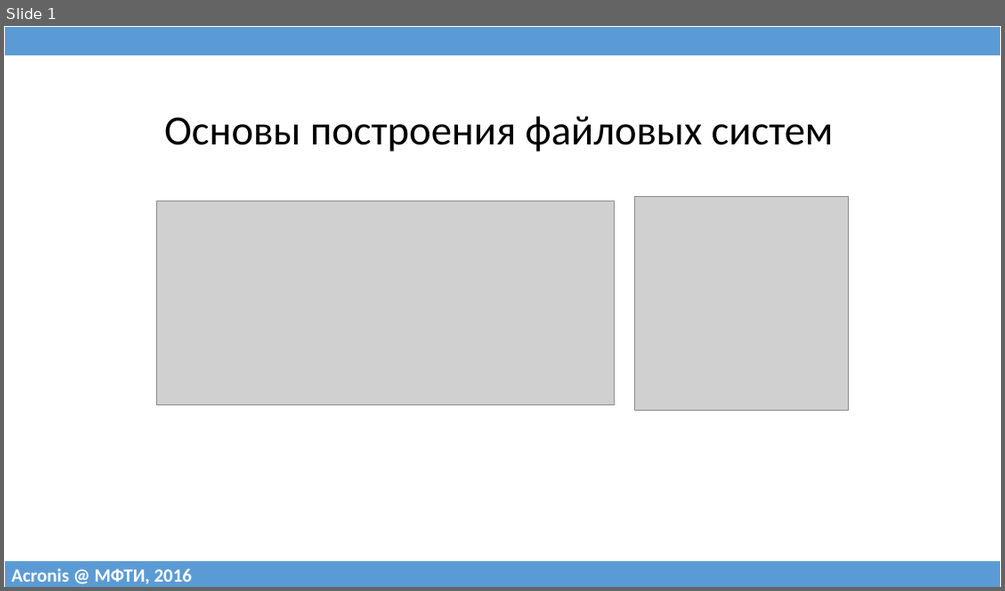
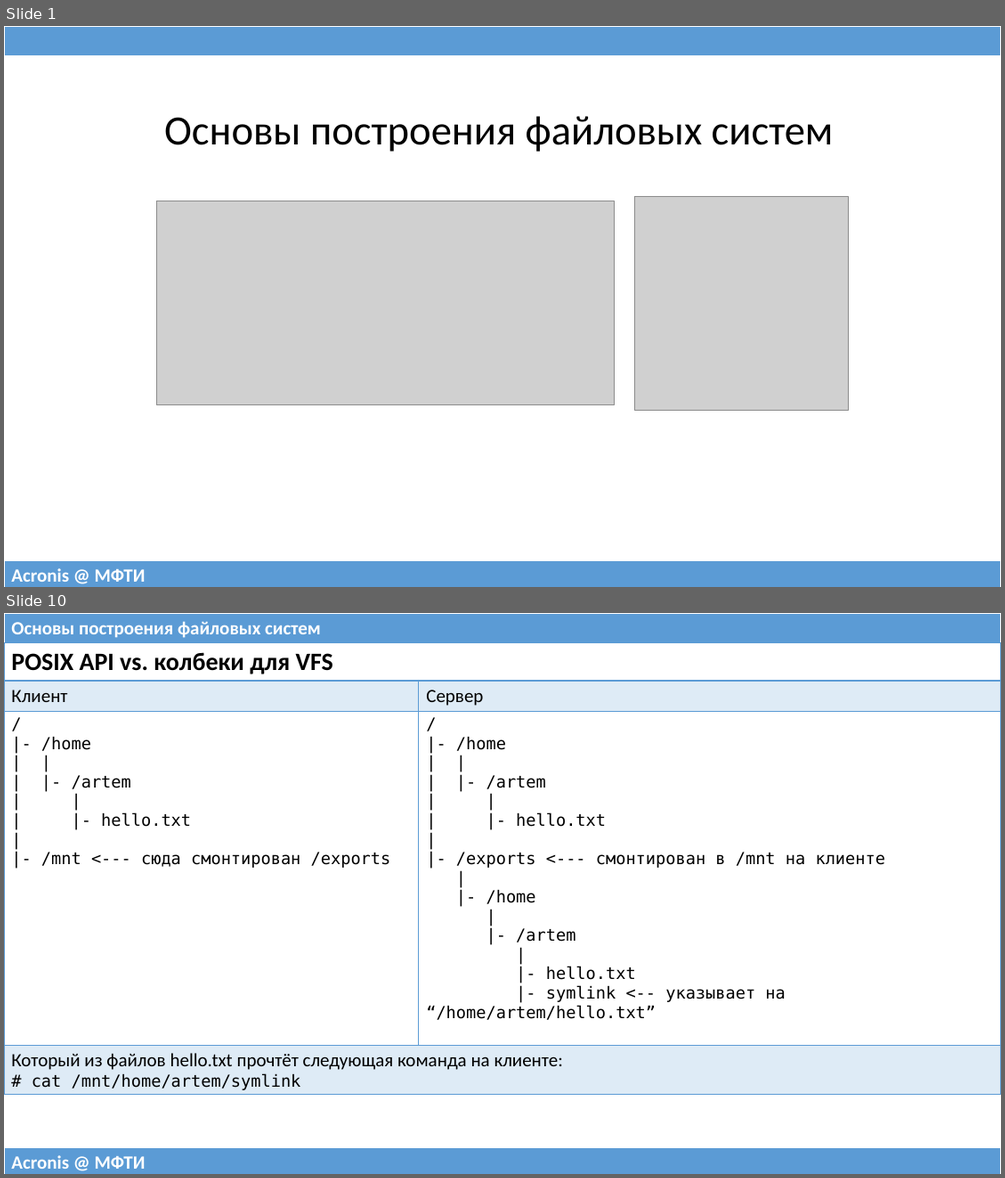
Before and after one commit to 75cc8545e7b021ed280ed0ef99fc7fc4/filesystems-101, a slide deck: talks/src/class11.pptx. Shown one above the other, each under a label of ours: slide 1 before the commit, slides 1 and 10 after it; the slides between them are not shown. The pictures are 1005x591 and 1005x1178 pixels, drawn with LibreOffice and Linux fonts; fonts in the diff are those of the drawing; grey boxes stand for pictures. Boxes give left, top, right and bottom in pixels: in the first picture for what was removed or moved away, otherwise in the second. Text is boxed around its words. In the diff, an @@ line names an element or a change of style, - is before the commit and + after.

```diff
--- a/talks/src/class11.pptx
+++ b/talks/src/class11.pptx
@@ slide 10 added at <box>4,613,1001,1174</box>, background #FFFFFF @@
@@ table added at <box>4,613,1001,643</box>, 1 rows, 1 columns @@
+Основы построения файловых систем
@@ table added at <box>4,643,1001,1094</box>, 4 rows, 2 columns @@
+POSIX API vs. колбеки для VFS | 
+Клиент | Сервер
+/ |- /home | | | |- /artem / | | | |- hello.txt / | |- /mnt <--- сюда смонтирован /exports | / |- /home / | | | |- /artem / | | | |- hello.txt / | |- /exports <--- смонтирован в /mnt на клиенте / | |- /home / | / |- /artem / | |- hello.txt / |- symlink <-- указывает на “/home/artem/hello.txt”
+Который из файлов hello.txt прочтёт следующая команда на клиенте: / # cat /mnt/home/artem/symlink | 
@@ table added at <box>4,1147,1001,1174</box>, 1 rows, 1 columns @@
+Acronis @ МФТИ
@@ slide 1 changed as well @@
@@ table at <box>4,560,1001,587</box> @@
-row 1, column 1: Acronis @ МФТИ, 2016
+row 1, column 1: Acronis @ МФТИ
```
Also in this commit, not shown: 2 other slides changed, 52 other slides added, 16 slides removed, 1 other file.
